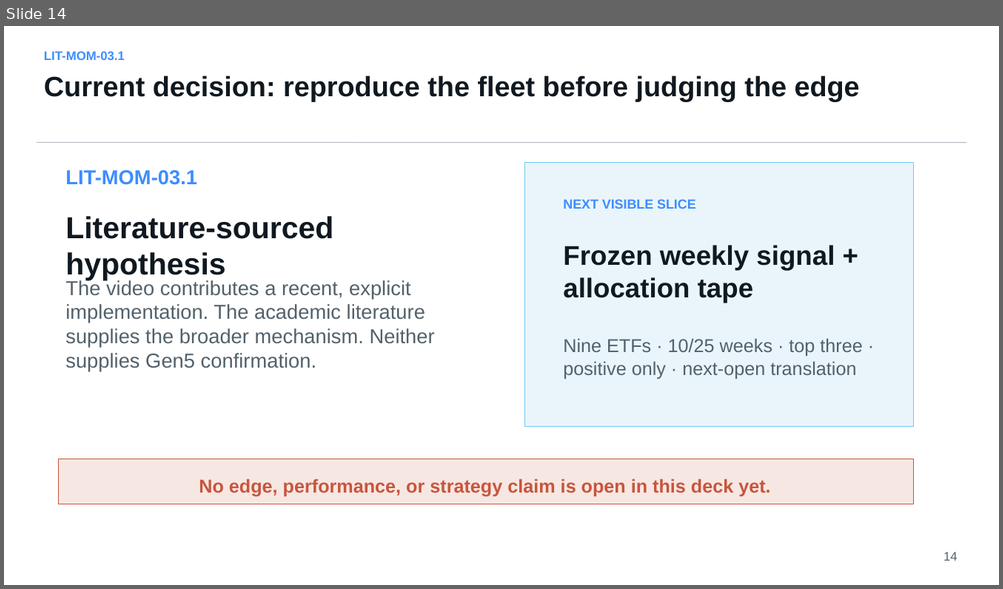
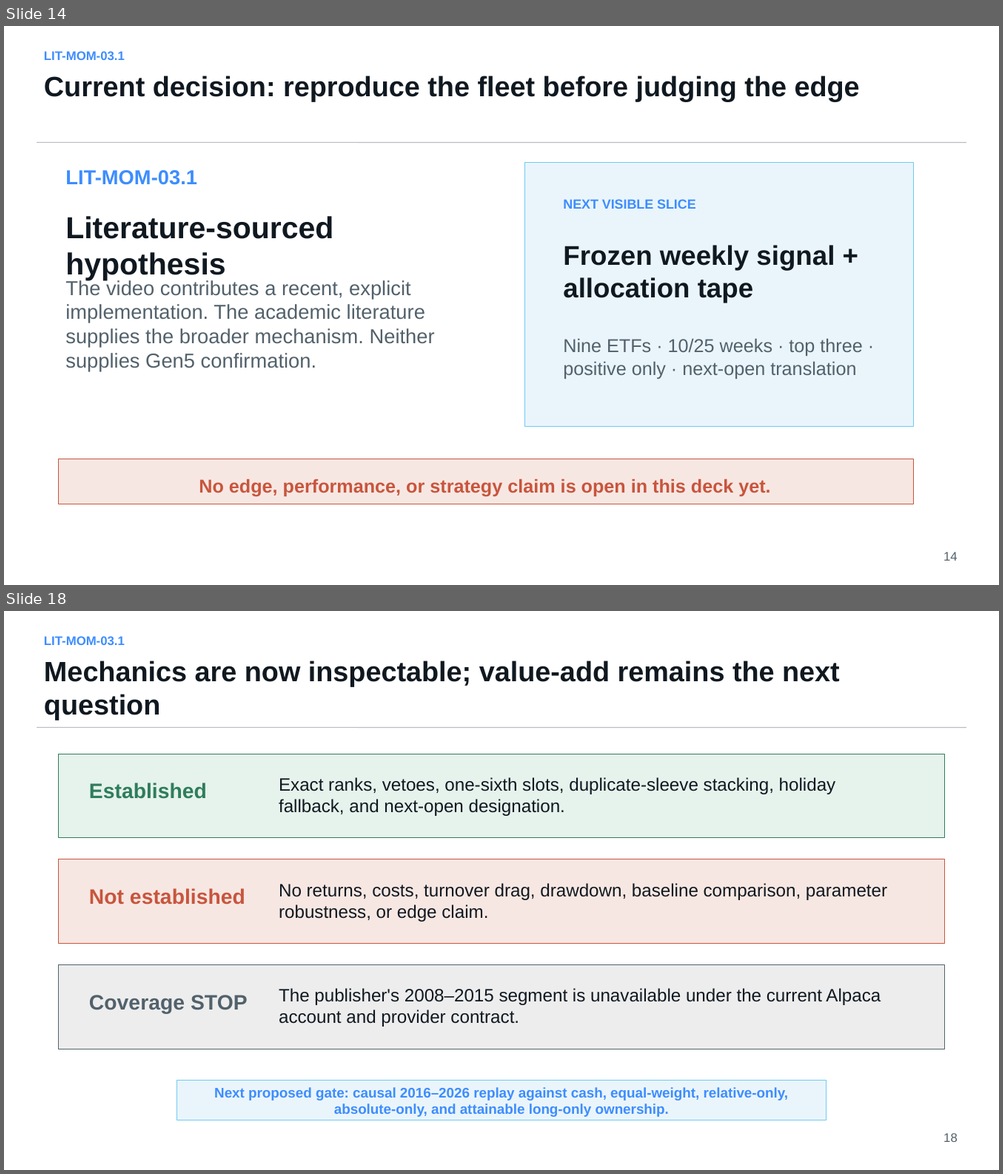
Before and after one commit to Francisc0Franc0/Time-Series-Modeling-Gen5, a slide deck: literature_studies/presentations/gen5_lit_mom_03_1_dual_momentum_study.pptx. Shown one above the other, each under a label of ours: slide 14 before the commit, slides 14 and 18 after it; the slides between them are not shown. The pictures are 1003x589 and 1003x1174 pixels, drawn with LibreOffice and Linux fonts; fonts in the diff are those of the drawing. Boxes give left, top, right and bottom in pixels: in the first picture for what was removed or moved away, otherwise in the second. Text is boxed around its words. In the diff, an @@ line names an element or a change of style, - is before the commit and + after.

Commit message:
Implement dual momentum mechanics tape

```diff
--- a/literature_studies/presentations/gen5_lit_mom_03_1_dual_momentum_study.pptx
+++ b/literature_studies/presentations/gen5_lit_mom_03_1_dual_momentum_study.pptx
@@ slide 18 added at (x1=4, y1=611, x2=999, y2=1170), background #FFFFFF @@
@@ text added at (x1=44, y1=636, x2=125, y2=645), 12 pt, text #3D8DFF, bold @@
+LIT-MOM-03.1
@@ text added at (x1=44, y1=661, x2=839, y2=720), 27 pt, text #101820, bold @@
+Mechanics are now inspectable; value-add remains the next question
@@ line added from (37, 727) to (967, 727), #B8BCC4 0.75 pt @@
@@ rectangle added at (x1=59, y1=755, x2=945, y2=838), fill #E6F2EC, outline #2E7D5B 0.75 pt @@
@@ text added at (x1=89, y1=783, x2=207, y2=799), 20.2 pt, text #2E7D5B, bold @@
+Established
@@ text added at (x1=279, y1=777, x2=836, y2=816), 17.2 pt, text #101820 @@
+Exact ranks, vetoes, one-sixth slots, duplicate-sleeve stacking, holiday fallback, and next-open designation.
@@ rectangle added at (x1=59, y1=860, x2=945, y2=943), fill #F7E7E2, outline #C8553D 0.75 pt @@
@@ text added at (x1=89, y1=889, x2=245, y2=905), 20.2 pt, text #C8553D, bold @@
+Not established
@@ text added at (x1=279, y1=883, x2=887, y2=922), 17.2 pt, text #101820 @@
+No returns, costs, turnover drag, drawdown, baseline comparison, parameter robustness, or edge claim.
@@ rectangle added at (x1=59, y1=965, x2=945, y2=1049), fill #EDEDED, outline #52616B 0.75 pt @@
@@ text added at (x1=89, y1=995, x2=247, y2=1014), 20.2 pt, text #52616B, bold @@
+Coverage STOP
@@ text added at (x1=279, y1=988, x2=880, y2=1027), 17.2 pt, text #101820 @@
+The publisher's 2008–2015 segment is unavailable under the current Alpaca account and provider contract.
@@ rectangle added at (x1=176, y1=1080, x2=826, y2=1121), fill #EAF5FB, outline #6DCBF4 0.75 pt @@
@@ text added at (x1=214, y1=1088, x2=788, y2=1117), 13.5 pt, text #3D8DFF, bold @@
+Next proposed gate: causal 2016–2026 replay against cash, equal-weight, relative-only, absolute-only, and attainable long-only ownership.
@@ text added at (x1=943, y1=1133, x2=957, y2=1142), 12 pt, text #52616B @@
+18
```
Also in this commit, not shown: 3 other slides added, 8 other files.
